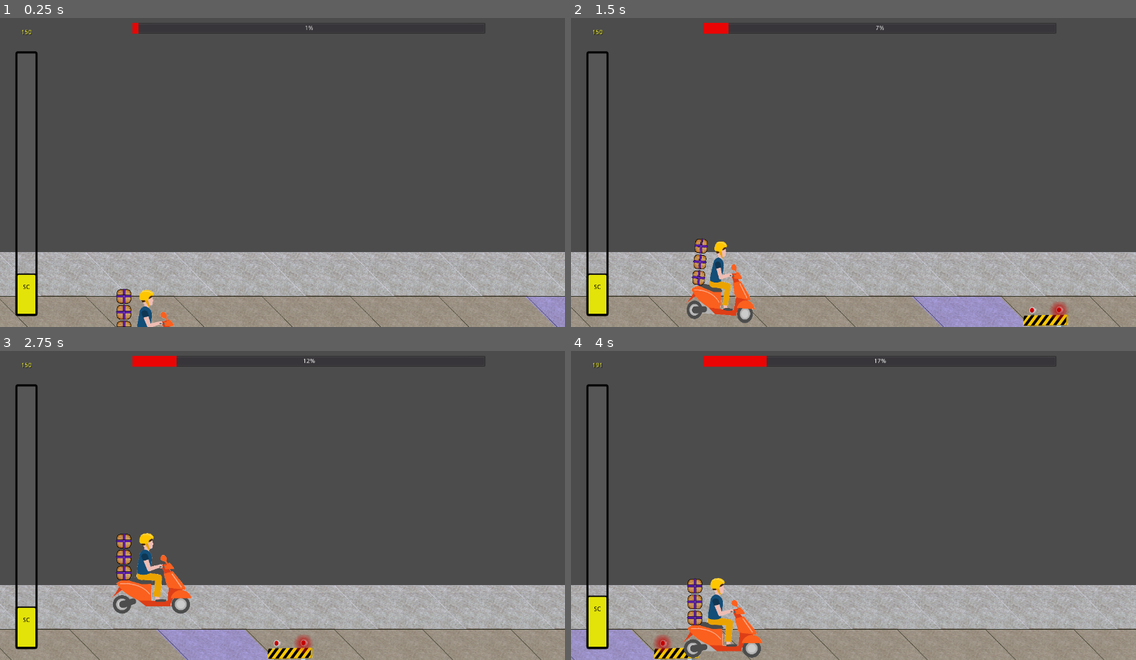
Above: before the commit, frames 1-4 (two rows, left to right).
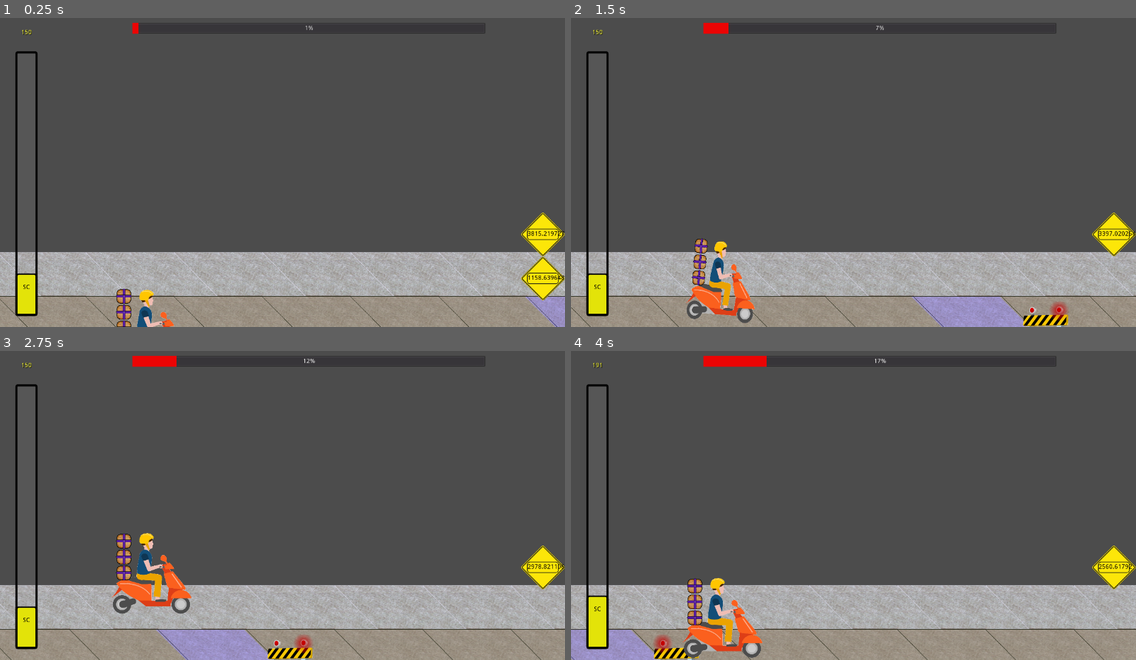
Above: after the commit, the same moments.

Repository: Anatolij-Grigorjev/MopedRebelGO
Game: Godot game, scene res://stages/test/test_stage.tscn
Same seed, same stepped clock (60 frames per second), same inputs: the game is played once before the commit and once after it.
Inputs:
- Up to frame 1 (0.25 s): no input
- Up to frame 2 (1.5 s): hold W (swerve_up) 0.53-1.28 s; hold S (swerve_down) from 1.28 s (still down)
- Up to frame 3 (2.75 s): release S (swerve_down) at 2.03 s; hold W (swerve_up) from 2.03 s (still down)
- Up to frame 4 (4 s): release W (swerve_up) at 3.53 s; hold S (swerve_down) from 3.53 s (still down)

The runs differ from the first frame. In frame 1, 1.2% of the frame differs, in the area x 92-100%, y 63-92%; in frame 2, 0.6%; in frame 3, 0.6%; in frame 4, 0.6%.
Error in both runs: Invalid get index '-1' (on base: 'Array'). (res://utils/logger.gd:103)

Commit message:
fix missing warnings bug

Diff:
--- a/game/gui/WarningIconObstacle.tscn
+++ b/game/gui/WarningIconObstacle.tscn
@@ -1,36 +1,7 @@
-[gd_scene load_steps=4 format=2]
+[gd_scene load_steps=3 format=2]
 
 [ext_resource path="res://gui/warning_icon.gd" type="Script" id=1]
 [ext_resource path="res://gui/warning-icon-obstacle.png" type="Texture" id=2]
-
-[sub_resource type="Animation" id=1]
-resource_name = "flashing"
-length = 4.0
-loop = true
-tracks/0/type = "value"
-tracks/0/path = NodePath("Icon:visible")
-tracks/0/interp = 1
-tracks/0/loop_wrap = true
-tracks/0/imported = false
-tracks/0/enabled = true
-tracks/0/keys = {
-"times": PoolRealArray( 0, 1, 2, 3, 4 ),
-"transitions": PoolRealArray( 1, 1, 1, 1, 1 ),
-"update": 1,
-"values": [ true, false, true, false, true ]
-}
-tracks/1/type = "value"
-tracks/1/path = NodePath("DistanceText:visible")
-tracks/1/interp = 1
-tracks/1/loop_wrap = true
-tracks/1/imported = false
-tracks/1/enabled = true
-tracks/1/keys = {
-"times": PoolRealArray( 0, 1, 2, 3, 4 ),
-"transitions": PoolRealArray( 1, 1, 1, 1, 1 ),
-"update": 1,
-"values": [ true, false, true, false, true ]
-}
 
 [node name="WarningIconObstacle" type="Control"]
 anchor_right = 1.0
@@ -57,7 +28,3 @@
 align = 1
 valign = 1
 uppercase = true
-
-[node name="AnimationPlayer" type="AnimationPlayer" parent="."]
-autoplay = "flashing"
-anims/flashing = SubResource( 1 )
--- a/game/gui/hud_control.gd
+++ b/game/gui/hud_control.gd
@@ -11,7 +11,7 @@
 Range in which moped should see warning icons about upcoming obstacles
 """
 const MIN_WARNING_ICON_DISTANCE = 1000.0
-const MAX_WARNING_ICON_DISTANCE = 3000.0
+const MAX_WARNING_ICON_DISTANCE = 4500.0
 
 const MAX_SC_POINTS = 9999
 
@@ -104,19 +104,13 @@
 func update_next_obstacle_warning_icons(next_obstacles_typed_pos: Array) -> void:
 	for elem in next_obstacles_typed_pos:
 		var typed_pos : Dictionary = elem as Dictionary
-
-		if (_current_track_warnings[typed_pos.track_idx]
-			and not _moped_in_warning_icon_range(typed_pos.moped_distance)
-		):
+		var warning_exists_at_track : bool = _current_track_warnings[typed_pos.track_idx] != null
+		if (warning_exists_at_track and not _moped_in_warning_icon_range(typed_pos.moped_distance)):
 			_remove_current_icon(typed_pos)
-		elif (not _current_track_warnings[typed_pos.track_idx]
-			and _moped_in_warning_icon_range(typed_pos.moped_distance)
-		):
+		elif (not warning_exists_at_track and _moped_in_warning_icon_range(typed_pos.moped_distance)):
 			_add_new_icon(typed_pos)
 			_update_warning_distance_on_track(typed_pos.track_idx, typed_pos.moped_distance)
-		elif (_current_track_warnings[typed_pos.track_idx]
-			and _moped_in_warning_icon_range(typed_pos.moped_distance)
-		):
+		elif (warning_exists_at_track and _moped_in_warning_icon_range(typed_pos.moped_distance)):
 			_update_warning_distance_on_track(typed_pos.track_idx, typed_pos.moped_distance)
 
 
@@ -137,10 +131,13 @@
 			#log problem but dont break here
 			LOG.error("Cant make warning icon for unrecognized obstacle type {}!", [typed_pos.obstacle_type], false)
 	if (warning_icon):
+		add_child(warning_icon)
 		var icon_position_x : float = C.GAME_RESOLUTION.x - warning_icon.rect_size.x
-		var icon_position_y : float = _track_idx_icon_positions[typed_pos.track_idx] + C.GAME_RESOLUTION.y / 2
+		#hardocing stage offset into warnings for now
+		#permanent solution would either communicate positions from stage or resolve
+		#smartly via canvas laye matrix transform
+		var icon_position_y : float = _track_idx_icon_positions[typed_pos.track_idx] + C.GAME_RESOLUTION.y / 2 + 250
 		warning_icon.rect_position = Vector2(icon_position_x, icon_position_y)
-		add_child(warning_icon)
 		_current_track_warnings[typed_pos.track_idx] = warning_icon
 
 
@@ -153,4 +150,4 @@
 
 
 func _moped_in_warning_icon_range(distance_to_obstacle: float) -> bool:
-	return distance_to_obstacle in range(MIN_WARNING_ICON_DISTANCE, MAX_WARNING_ICON_DISTANCE)
+	return MIN_WARNING_ICON_DISTANCE <= distance_to_obstacle and distance_to_obstacle <= MAX_WARNING_ICON_DISTANCE
